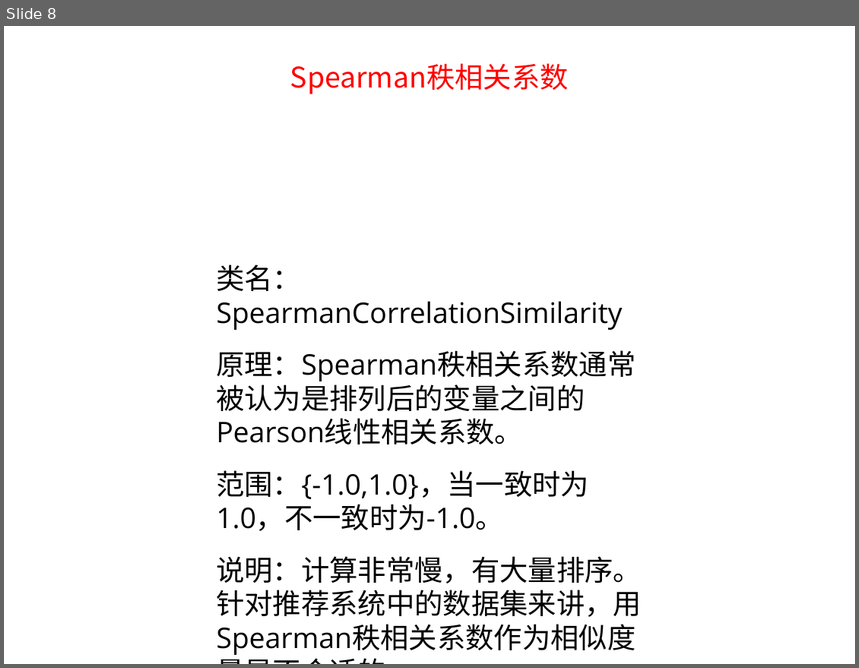
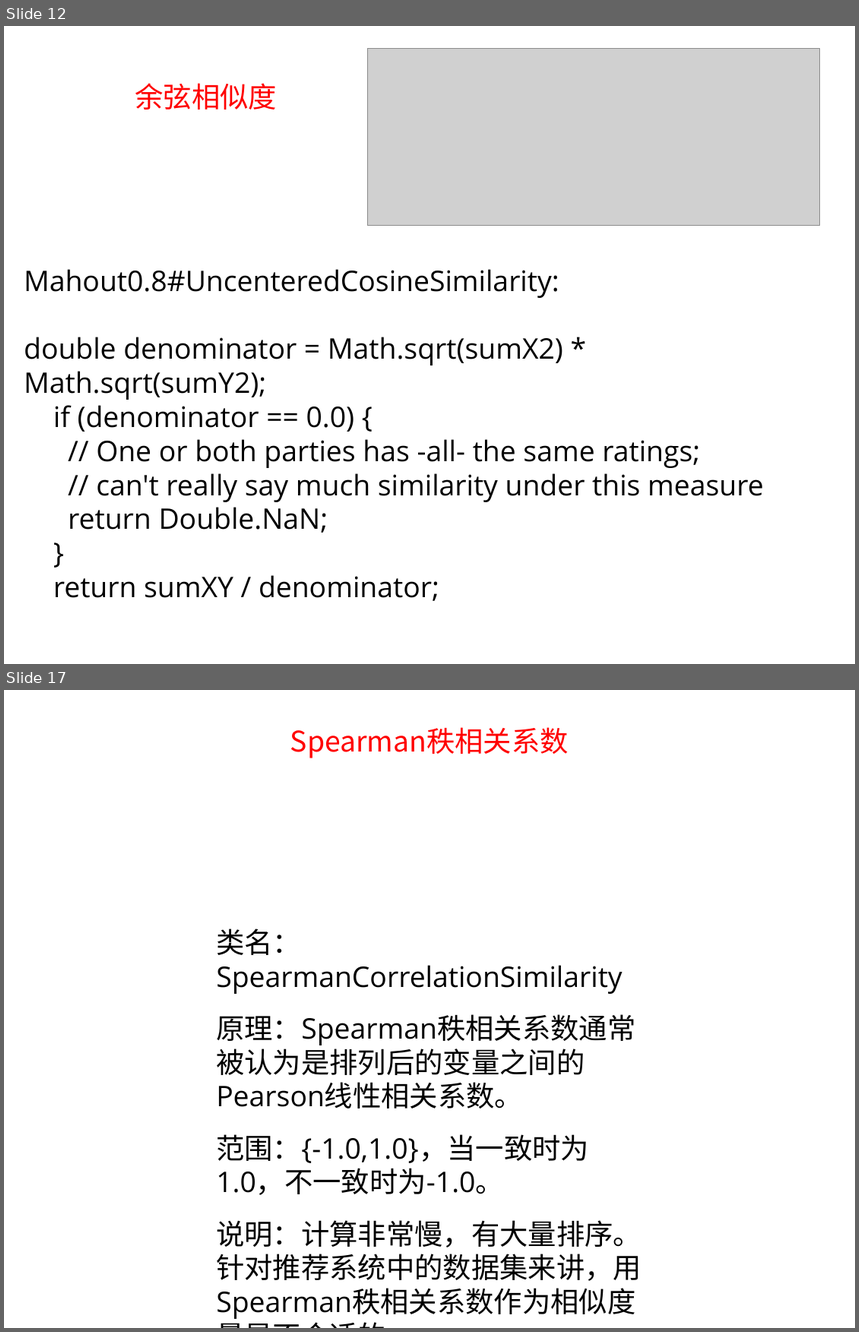
Before and after one commit to tianbaoxing/mahout-nbayes, a slide deck: doc/similarity_measure/similarity_measure.ppt. Shown one above the other, each under a label of ours: slide 8 before the commit, slides 12 and 17 after it; the slides between them are not shown. The pictures are 859x668 and 859x1332 pixels, drawn with LibreOffice and Linux fonts; fonts in the diff are those of the drawing; grey boxes stand for pictures. Boxes give left, top, right and bottom in pixels: in the first picture for what was removed or moved away, otherwise in the second. Text is boxed around its words. In the diff, an @@ line names an element or a change of style, - is before the commit and + after.

Commit message:
add some info in similarity_measure.ppt

```diff
--- a/doc/similarity_measure/similarity_measure.ppt
+++ b/doc/similarity_measure/similarity_measure.ppt
@@ slide 12 added at (4,26,855,664), background #FFFFFF @@
@@ picture added at (367,48,819,225) @@
@@ text added at (135,83,278,110), 24 pt, text gradient #FF0000 to #FFCC00 @@
+余弦相似度
@@ text added at (24,269,764,601), 24 pt, text #000000 @@
+Mahout0.8#UncenteredCosineSimilarity:
+double denominator = Math.sqrt(sumX2) * Math.sqrt(sumY2);
+if (denominator == 0.0) {
+// One or both parties has -all- the same ratings;
+// can't really say much similarity under this measure
+return Double.NaN;
+}
+return sumXY / denominator;
@@ what was slide 8 is now slide 17 @@
```
Also in this commit, not shown: 3 slides changed, 10 other slides added, 3 slides removed, 2 other files.
